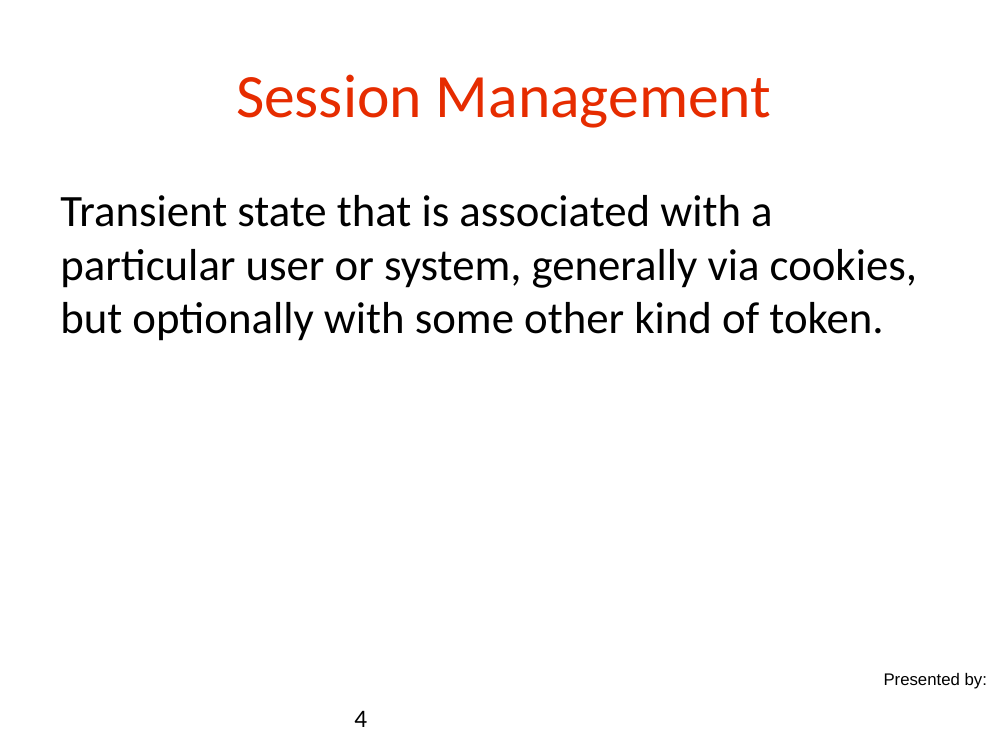
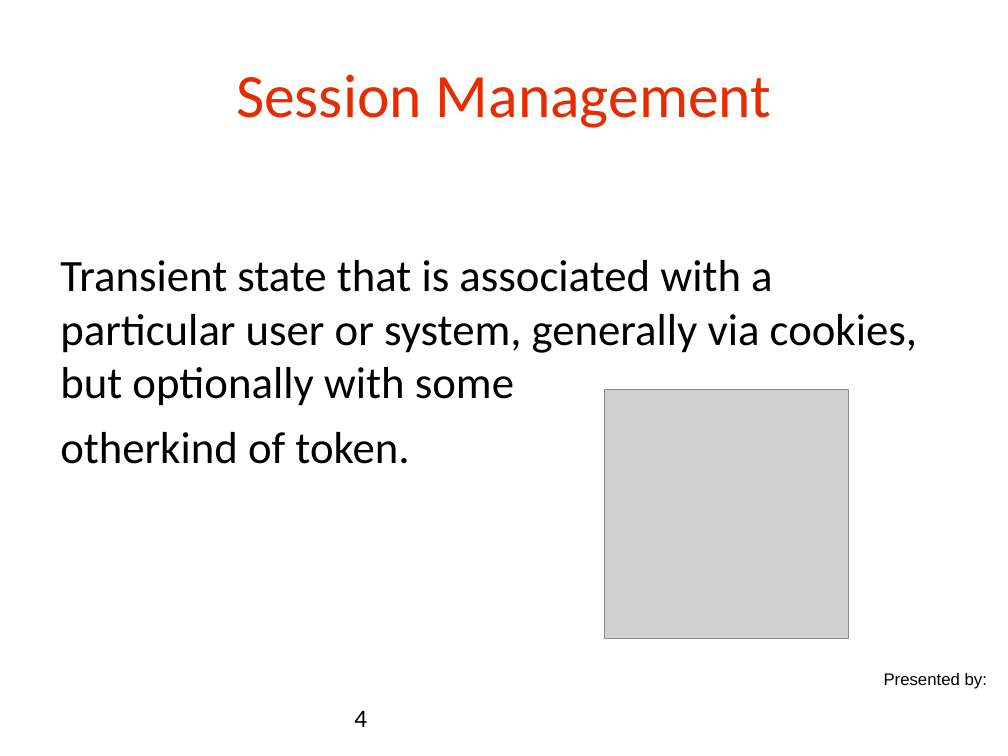
Before and after one commit to danielsomerfield/app-sec-presentation, a slide deck: slide 4 of AppSec Presentation Deck Day 3.ppt. Drawn at 1008x756 pixels with LibreOffice and Linux fonts; fonts in the diff are those of the drawing; grey boxes stand for pictures; background and template pictures are left out. Boxes give left, top, right and bottom in pixels: in the first picture for what was removed or moved away, otherwise in the second. Text is boxed around its words. In the diff, an @@ line names an element or a change of style, - is before the commit and + after.

```diff
--- a/AppSec Presentation Deck Day 3.ppt
+++ b/AppSec Presentation Deck Day 3.ppt
@@ text at [60, 260, 917, 464]: text changed @@
-Transient state that is associated with a particular user or system, generally via cookies, but optionally with some other kind of token.
+Transient state that is associated with a particular user or system, generally via cookies, but optionally with some
+otherkind of token.
@@ picture added at [605, 390, 849, 639] @@
```
Also in this commit, not shown: 4 other slides changed, 3 slides added, 4 other files.
